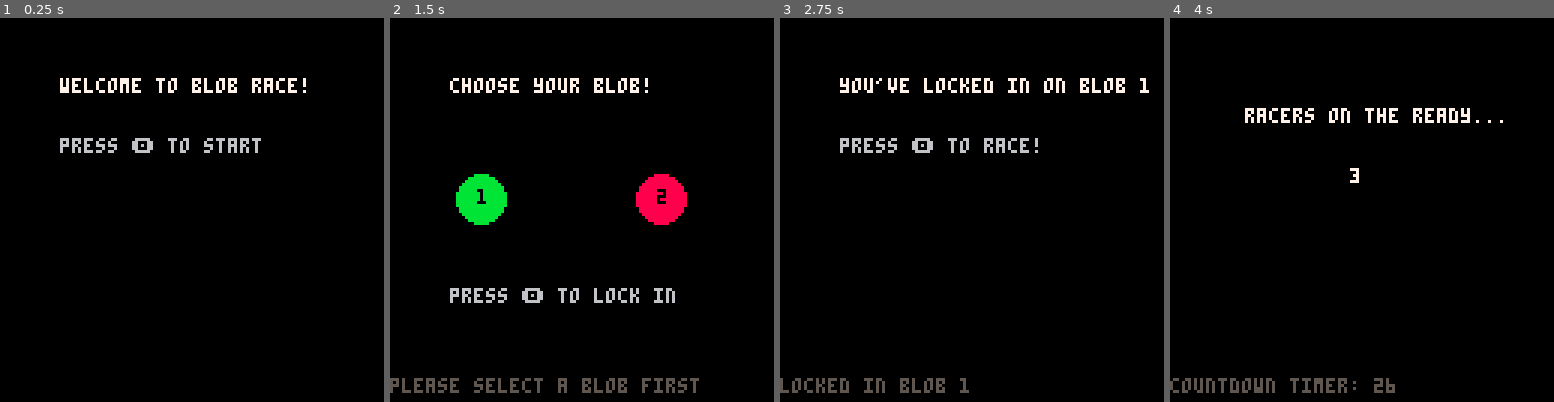
Above: before the commit, frames 1-4 (left to right).
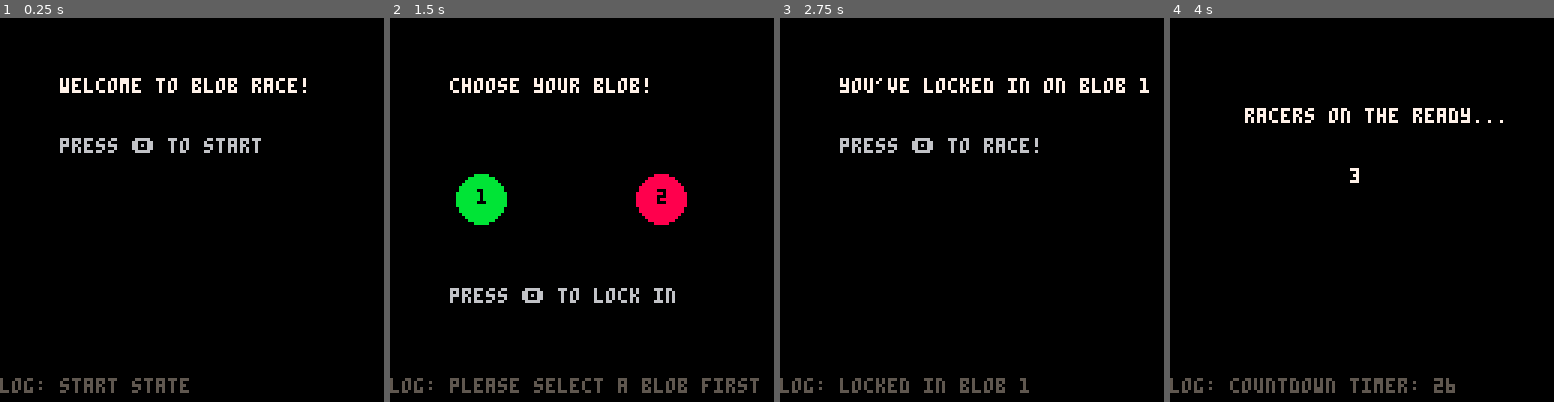
Above: after the commit, the same moments.

Repository: geopet/formula-blob
Game: PICO-8 cartridge blob_race.p8
Two runs of this game, one before a commit and one after it. Both use one fixed random seed, a clock stepped at 60 frames per second and the inputs below.
Inputs:
- Up to frame 1 (0.25 s): no input
- Up to frame 2 (1.5 s): tap O (Z key) at 0.33, 0.7, 1.43 s
- Up to frame 3 (2.75 s): hold Left 1.97-2.37 s; tap O (Z key) at 2.22 s
- Up to frame 4 (4 s): hold Right 2.87-3.53 s; tap O (Z key) at 3.1, 3.98 s

The runs differ from the first frame. In frame 1, 0.7% of the frame differs, in the area x 0-50%, y 93-98%; in frame 2, 1.3%, in the area x 0-97%, y 93-98%; in frame 3, 0.8%; in frame 4, 0.9%.

Commit message:
Add logging helper function
Added a logging helper function to clean things up a little.

Diff:
--- a/blob_race.p8
+++ b/blob_race.p8
@@ -20,11 +20,14 @@
 
 function _update()
     if (state == "start") then
+        log_msg = "start state"
         if (btnp(4)) then -- 🅾️ button (z key)
             state = "choose"
         end
     elseif (state == "choose") then
-
+        if (log_msg == "start state") then
+            log_msg = "choose state"
+        end
         if (btnp(0)) then -- left blob (1)
             selected_blob = 1
             sfx(0)
@@ -75,6 +78,8 @@
     if (state == "start") then
         print("welcome to blob race!", 20, 20, 7)
         print("press 🅾️ to start", 20, 40, 6)
+
+        print_log_msg(log_msg)
     elseif (state == "choose") then
         print("choose your blob!", 20, 20, 7)
 
@@ -87,9 +92,7 @@
         print ("2", 89, 57, 0)
 
         -- print log message
-        if (logging) then
-            print(log_msg, 0, 120, 5)
-        end
+        print_log_msg(log_msg)
 
         -- highlight selected blob
         if (selected_blob == 1) then
@@ -102,9 +105,8 @@
     elseif (state == "locked_in") then
         print("you've locked in on blob " .. selected_blob, 20, 20, 7)
         print("press 🅾️ to race!", 20, 40, 6)
-        if (logging) then
-            print(log_msg, 0, 120, 5)
-        end
+
+        print_log_msg(log_msg)
     elseif (state == "countdown") then
         log_msg = "countdown timer: " .. lock_timer
 
@@ -127,21 +129,33 @@
 
         countdown_msg(announcer_opt, countdown_opt)
 
-        if (logging) then
-            print(log_msg, 0, 120, 5)
-        end
+        print_log_msg(log_msg)
     elseif (state == "racing") then
         print("the race is on!", 20, 20, 7)
         print("press 🅾️ to see result", 20, 40, 6)
+
+        print_log_msg(log_msg)
     elseif (state == "result") then
         print("the race is over!!", 20, 20, 7)
         print("press 🅾️ to play again", 20, 40, 6)
+
+        print_log_msg(log_msg)
     end
 end
 
 function countdown_msg(announcer_opt, countdown_opt)
     print(announcer_opt.string, announcer_opt.x, announcer_opt.y, announcer_opt.color)
     print(countdown_opt.string, countdown_opt.x, countdown_opt.y, countdown_opt.color)
+end
+
+function print_log_msg(msg)
+    if logging then
+        if (log_msg != "") then
+            print("log: " .. msg, 0, 120, 5)
+        else
+            print("log: na", 0, 120, 5)
+        end
+    end
 end
 
 __gfx__
